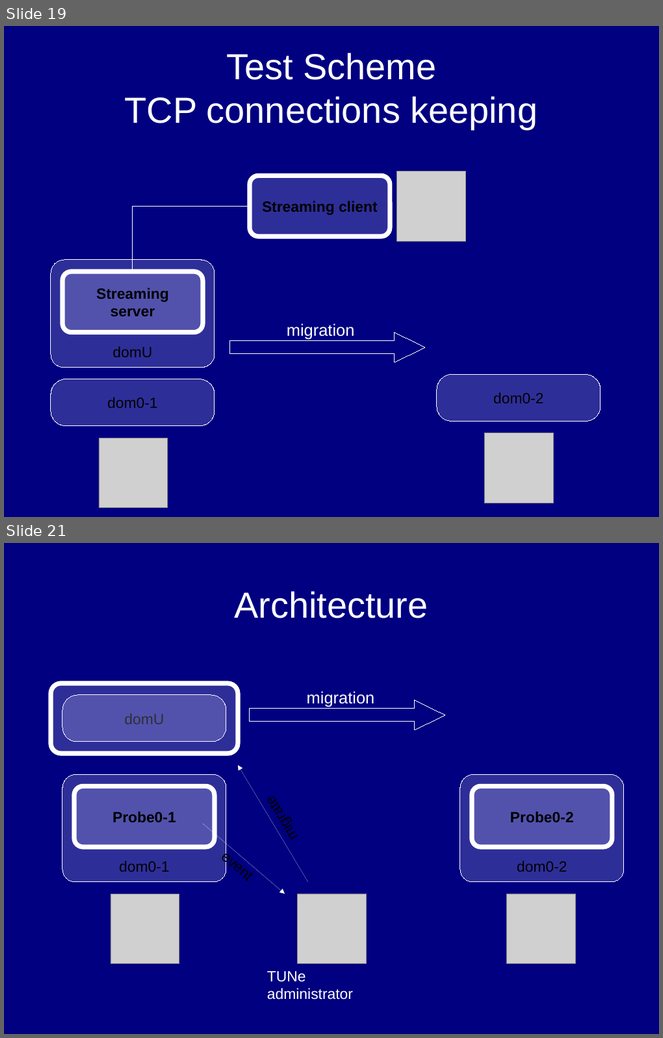
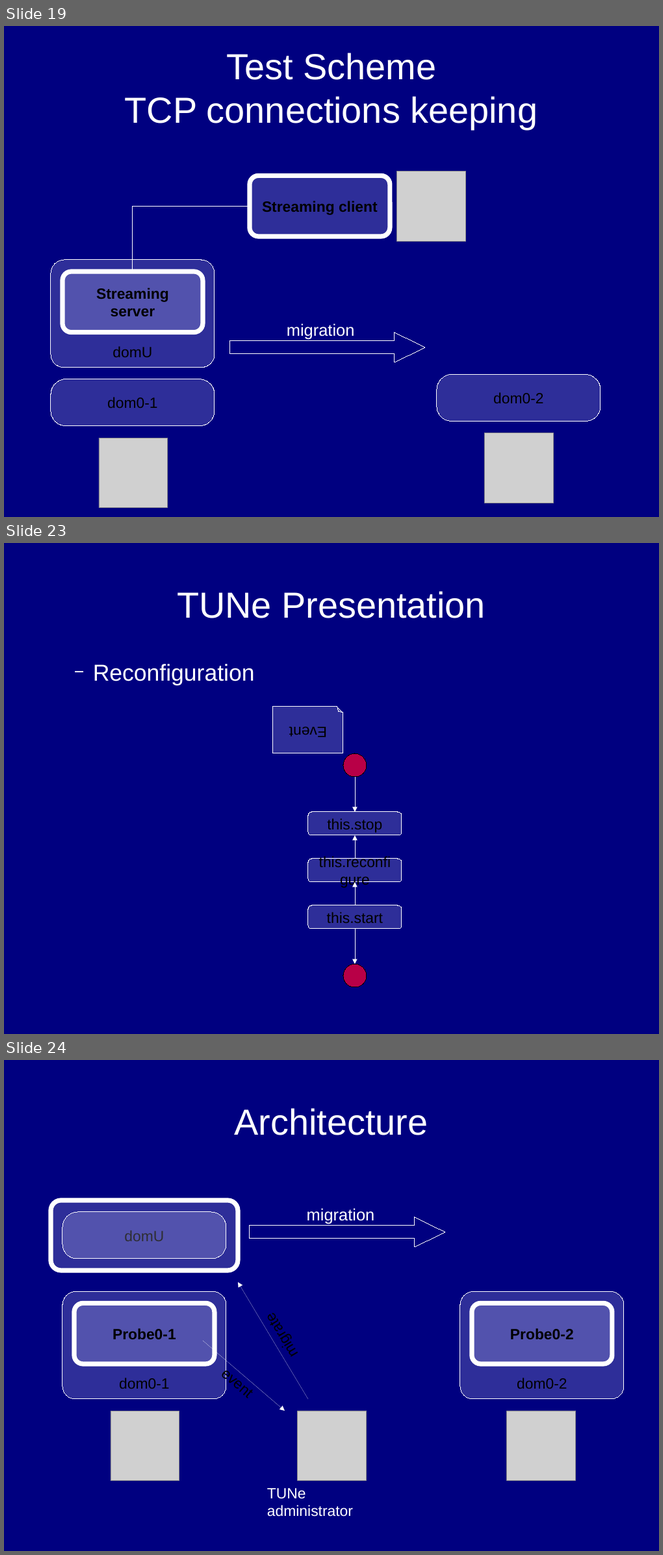
Before and after one commit to mgiorgino/xen-attitune, a slide deck: Docs/Anglais/PresentationAnglais.odp. Shown one above the other, each under a label of ours: slides 19 and 21 before the commit, slides 19, 23 and 24 after it; the slides between them are not shown. The pictures are 663x1038 and 663x1555 pixels, drawn with LibreOffice and Linux fonts; fonts in the diff are those of the drawing; grey boxes stand for pictures. Boxes give left, top, right and bottom in pixels: in the first picture for what was removed or moved away, otherwise in the second. Text is boxed around its words. In the diff, an @@ line names an element or a change of style, - is before the commit and + after.

```diff
--- a/Docs/Anglais/PresentationAnglais.odp
+++ b/Docs/Anglais/PresentationAnglais.odp
@@ slide 23 added at bbox=[4, 543, 659, 1034], background #000080 @@
@@ title added at bbox=[177, 591, 485, 618], 44 pt, text #FFFFFF @@
+TUNe Presentation
@@ text added at bbox=[93, 664, 255, 685], 28 pt, text #FFFFFF @@
+  − Reconfiguration
@@ group added at bbox=[273, 707, 402, 988]: 4 elbow arrows, 3 rounded rectangles, 2 ellipses, 1 folded corner @@
+this.stop
+this.start
+this.reconfigure
+Event
@@ what was slide 21 is now slide 24 @@
```
Also in this commit, not shown: 4 slides changed, 9 other slides added, 2 slides removed.
